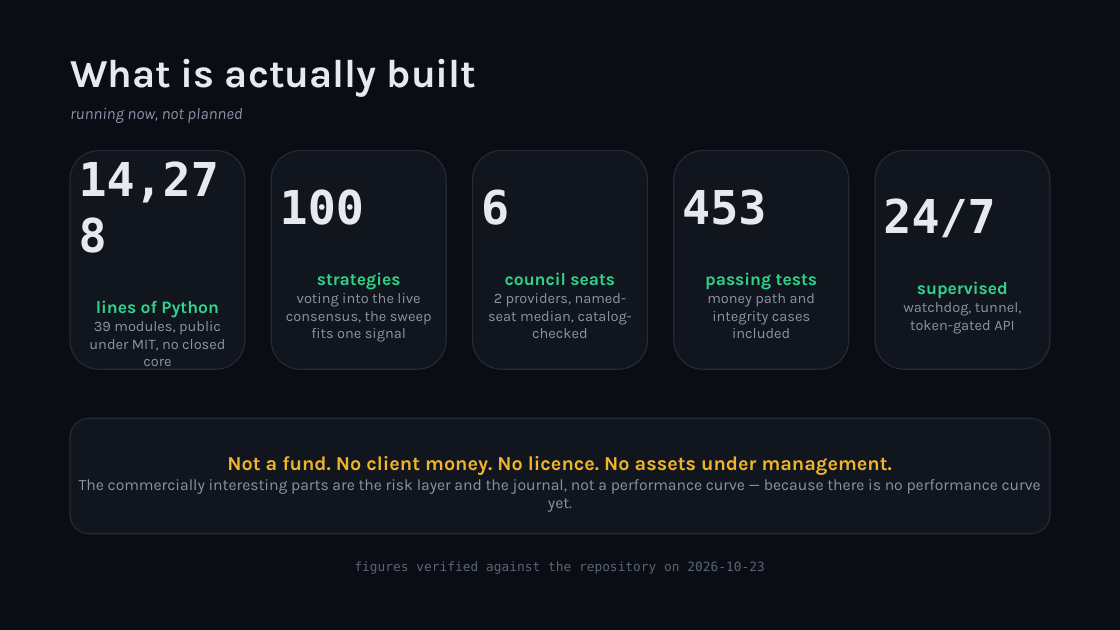
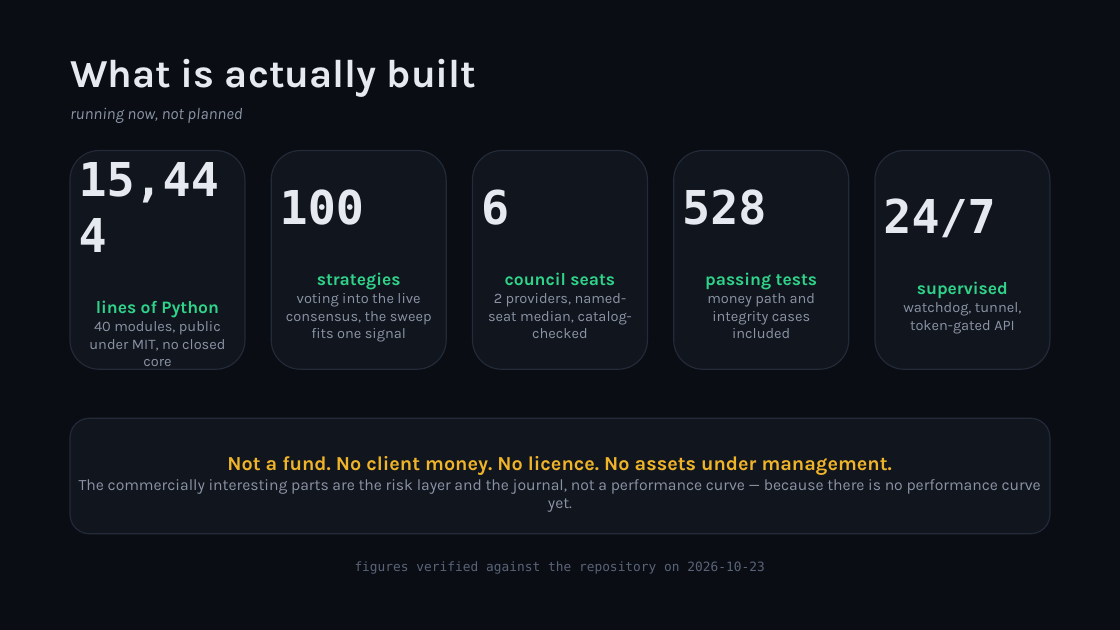
Before and after one commit to zhaider5142009-oss/kairos, a slide deck: slide 3 of docs/investors/KAIROS_Investor_Deck.pptx. Drawn at 1120x630 pixels with LibreOffice and Linux fonts; fonts in the diff are those of the drawing. Boxes give left, top, right and bottom in pixels: in the first picture for what was removed or moved away, otherwise in the second. Text is boxed around its words. In the diff, an @@ line names an element or a change of style, - is before the commit and + after.

```diff
--- a/docs/investors/KAIROS_Investor_Deck.pptx
+++ b/docs/investors/KAIROS_Investor_Deck.pptx
@@ text in rounded rectangle at [79, 162, 219, 203]: text changed @@
-14,278
+15,444
@@ text in rounded rectangle at [682, 189, 766, 225]: text changed @@
-453
+528
@@ text in rounded rectangle at [89, 321, 225, 366]: text changed @@
-39 modules, public under MIT, no closed core
+40 modules, public under MIT, no closed core
```
Also in this commit, not shown: 2 other slides changed, 17 other files.
